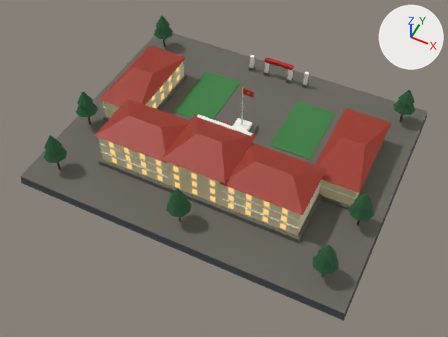
One commit to the glTF model assets/landmarks/lm_44_hoc_vien_luc_quan_dalat.glb: the scene before it, then after it.
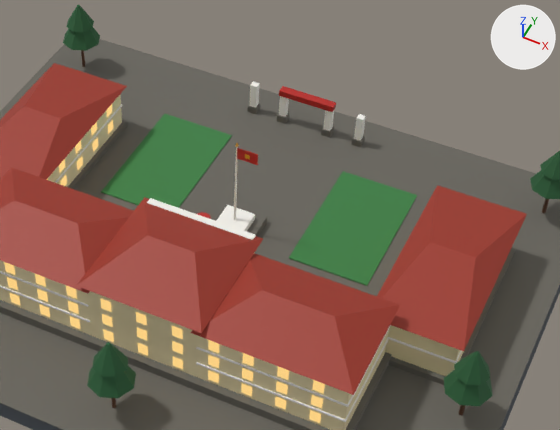
The first picture shows the older version from a camera (50 mm lens) standing at (60.8, -128.7, 146.3) and looking at (1.7, -10.7, -1.2). The close-ups show the older and then the newer version on the part from 27% to 91% of the width and 4% to 69% of the height of that picture. Only the edits that show in the close-ups are written down. Every picture has the same lights, and +X, +Y and +Z are marked at upper right.

Objects in the first close-up: 'Academy_Campus_Lawns', 'Academy_Command_Center_Roof', 'Academy_Command_Wing_Roof_East', 'Academy_Command_Wing_Roof_West', 'Academy_Glowing_Windows', 'Academy_Granite_Podium_And_Steps', 'Academy_Ochre_Walls', 'Academy_Pine_Canopies', 'Academy_Side_Hall_Roof_East_Strategic', 'Academy_Side_Hall_Roof_West_Tactical', 'Academy_White_Pillars_And_Cornices', 'Foundation_Plinth_Trim' and 3 more.
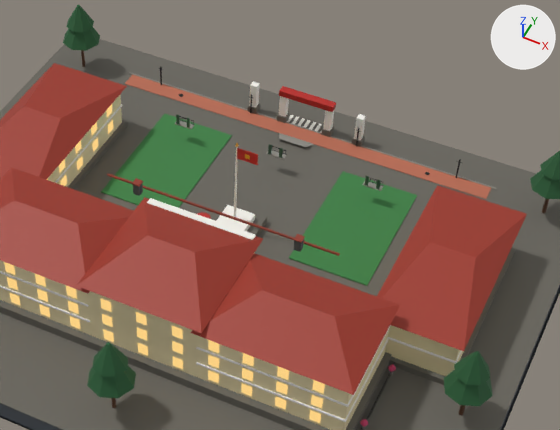
What changed in the scene script:
```text
Add ob_phase2_pine_and_bougainvillea_fence:
    ob_phase2_pine_and_bougainvillea_fence = bpy.data.objects.new('Phase2_Pine_And_Bougainvillea_Fence', me_phase2_pine_and_bougainvillea_fence)  # 260 vertices, 480 faces; spans x -35.6..35.6, y -23.7..23.7, z 0.8..2.1; in mat_p2_bougainvillea_and_pine_hedge (pink #c83e6b)
    ob_phase2_pine_and_bougainvillea_fence.location = (0.0, 0.0, 0.0)
Add ob_phase2_roof_ridges_and_stone_chimneys:
    ob_phase2_roof_ridges_and_stone_chimneys = bpy.data.objects.new('Phase2_Roof_Ridges_And_Stone_Chimneys', me_phase2_roof_ridges_and_stone_chimneys)  # a box spanning x -20.9..20.9, y -0.2..0.2, z 9.1..9.3; a box spanning x -15.1..-13.8, y -1.9..-0.5, z 10.9..11.1; a box spanning x 13.8..15.1, y -1.9..-0.5, z 10.9..11.1; in mat_p2_marseille_yinyang_roof_ridge (red #8f3828)
    ob_phase2_roof_ridges_and_stone_chimneys.location = (0.0, 0.0, 0.0)
Add ob_phase2_timber_louver_shutters_and_bridge:
    ob_phase2_timber_louver_shutters_and_bridge = bpy.data.objects.new('Phase2_Timber_Louver_Shutters_And_Bridge', me_phase2_timber_louver_shutters_and_bridge)  # 48 vertices, 72 faces; spans x -19.6..19.6, y 22.5..22.6, z 3.9..6.0; in mat_p2_french_louver_shutter_wood (dark green #3d5a45)
    ob_phase2_timber_louver_shutters_and_bridge.location = (0.0, 0.0, 0.0)
Add ob_phase2_wroughtiron_balconies_railings_manholes:
    ob_phase2_wroughtiron_balconies_railings_manholes = bpy.data.objects.new('Phase2_WroughtIron_Balconies_Railings_Manholes', me_phase2_wroughtiron_balconies_railings_manholes)  # 532 vertices, 836 faces; spans x -35.0..35.0, y -33.9..36.0, z 0.0..4.8; in mat_p2_wrought_iron_balcony_lamp (black #22262a)
    ob_phase2_wroughtiron_balconies_railings_manholes.location = (0.0, 0.0, 0.0)
Add ob_phase2_zebra_crosswalk_and_signboard:
    ob_phase2_zebra_crosswalk_and_signboard = bpy.data.objects.new('Phase2_Zebra_Crosswalk_And_Signboard', me_phase2_zebra_crosswalk_and_signboard)  # a box spanning x -3.76..-3.14, y 36.1..38.5, z 0.0..0.06; a box spanning x -2.61..-1.99, y 36.1..38.5, z 0.0..0.06; a box spanning x -1.46..-0.84, y 36.1..38.5, z 0.0..0.06; a box spanning x -0.31..0.31, y 36.1..38.5, z 0.0..0.06; a box spanning x 0.84..1.46, y 36.1..38.5, z 0.0..0.06; a box spanning x 1.99..2.61, y 36.1..38.5, z 0.0..0.06; a box spanning x 3.14..3.76, y 36.1..38.5, z 0.0..0.06; in mat_p2_crosswalk_and_signage_ivory (white #f4efe6)
    ob_phase2_zebra_crosswalk_and_signboard.location = (0.0, 0.0, 0.0)
Add ob_phase2_interlocking_brick_sidewalk:
    ob_phase2_interlocking_brick_sidewalk = bpy.data.objects.new('Phase2_Interlocking_Brick_Sidewalk', me_phase2_interlocking_brick_sidewalk)  # a box spanning x -36.1..36.1, y 32.6..35.8, z 0.0..0.2; in mat_p2_interlocking_brick_sidewalk (orange #b86b52)
    ob_phase2_interlocking_brick_sidewalk.location = (0.0, 0.0, 0.0)
Add ob_phase2_granite_curb_and_entry_steps:
    ob_phase2_granite_curb_and_entry_steps = bpy.data.objects.new('Phase2_Granite_Curb_And_Entry_Steps', me_phase2_granite_curb_and_entry_steps)  # 152 vertices, 228 faces; spans x -36.9..36.9, y -23.3..36.0, z 0.0..3.9; in mat_p2_granite_curb_steps (grey #8d8b84)
    ob_phase2_granite_curb_and_entry_steps.location = (0.0, 0.0, 0.0)
Add ob_phase2_foundation_skirt_minus3p5m:
    ob_phase2_foundation_skirt_minus3p5m = bpy.data.objects.new('Phase2_Foundation_Skirt_Minus3p5m', me_phase2_foundation_skirt_minus3p5m)  # 56 vertices, 82 faces; spans x -34.6..34.6, y -29.4..29.4, z -3.5..10.9; in mat_p2_split_granite_skirt_3p5m (dark grey #4d5258)
    ob_phase2_foundation_skirt_minus3p5m.location = (0.0, 0.0, 0.0)
```

Boxes (x1, y1, x2, y2) around the edits, measured in the close-ups (560 x 430 px):
'Phase2_Interlocking_Brick_Sidewalk', added: after (125, 74, 491, 199)
'Phase2_Granite_Curb_And_Entry_Steps', added: after (129, 73, 496, 430)
'Phase2_Roof_Ridges_And_Stone_Chimneys', added: after (107, 173, 340, 256)
'Phase2_WroughtIron_Balconies_Railings_Manholes', added: after (158, 66, 462, 430)
'Phase2_Timber_Louver_Shutters_And_Bridge', added: after (176, 114, 381, 189)
'Phase2_Foundation_Skirt_Minus3p5m', added: after (133, 184, 304, 252)
'Phase2_Zebra_Crosswalk_And_Signboard', added: after (287, 115, 322, 131)
'Phase2_Pine_And_Bougainvillea_Fence', added (mostly hidden): after (360, 364, 396, 427)
